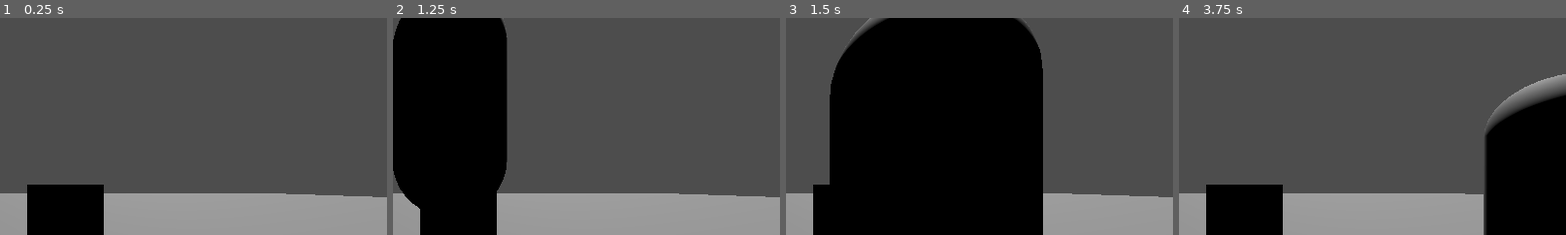
Above: before the commit, frames 1-4 (left to right).
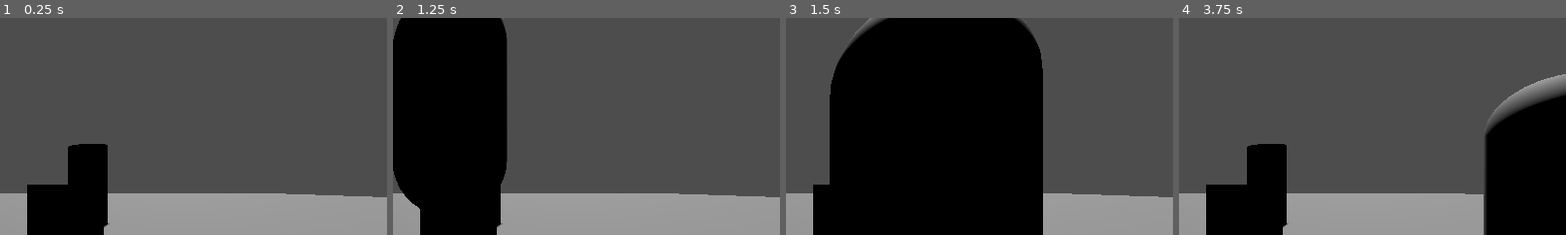
Above: after the commit, the same moments.

Repository: nezazopo/Floris
Game: Godot game, scene res://scenes/main.tscn
The game is run twice, just before and just after one commit, with the same random seed, the same clock (stepped at 60 frames per second) and the same inputs.
Inputs:
- Up to frame 1 (0.25 s): no input
- Up to frame 2 (1.25 s): tap Enter (ui_accept) at 0.5, 0.77 s; hold Right (ui_right) from 0.53 s (still down)
- Up to frame 3 (1.5 s): release Right (ui_right) at 1.28 s; hold Down (ui_down) from 1.28 s (still down)
- Up to frame 4 (3.75 s): tap Enter (ui_accept) at 1.52, 2.75, 3.02, 3.5 s; release Down (ui_down) at 2.03 s; hold Right (ui_right) 2.03-2.78 s; hold Up (ui_up) 2.78-3.53 s; hold Left (ui_left) from 3.53 s (still down)
The pictures show only the part of the screen within x 50-100%, y 12-62%; the shares and areas given below are measured in that part.

The runs differ from the first frame. In frame 1, 2.1% of the frame differs, in the area x 17-29%, y 58-97%; in frame 2, 0.2%; in frame 3, nothing differs; in frame 4, 2.1%.

Commit message:
osnovna logika - iskanje rastlin

Diff:
--- a/igra/rastlina.gd
+++ /dev/null
@@ -1,12 +0,0 @@
-extends Node3D
-@export var ime: String = "Rastlina"
-@export var strupenost = 0
-
-# Called when the node enters the scene tree for the first time.
-func _ready():
-	$Area3D.body_entered.connect(_on_body_entered)
-
-
-func _on_body_entered(body: Node3D):
-	if body is CharacterBody3D:  # Assuming your player is in a "Player" group
-		print("Player collided with " + ime)
--- /dev/null
+++ b/igra/scenes/Bezeg.tscn
@@ -0,0 +1,10 @@
+[gd_scene load_steps=3 format=3 uid="uid://jixhukafw606"]
+
+[ext_resource type="PackedScene" uid="uid://b22xce27kvu51" path="res://scenes/cemaz.tscn" id="1_c4g7n"]
+[ext_resource type="Script" uid="uid://cgx3420clp5en" path="res://scripts/rastlina.gd" id="2_pcald"]
+
+[node name="Bezeg" instance=ExtResource("1_c4g7n")]
+ime = "Bezeg"
+
+[node name="Area3D" parent="." index="1"]
+script = ExtResource("2_pcald")
--- a/igra/scenes/character_body_3d.tscn
+++ b/igra/scenes/character_body_3d.tscn
@@ -1,6 +1,6 @@
 [gd_scene load_steps=4 format=3 uid="uid://cf0en4bfbb2dx"]
 
-[ext_resource type="Script" uid="uid://1x71j3eprbyq" path="res://character_body_3d.gd" id="1_cvunv"]
+[ext_resource type="Script" uid="uid://1x71j3eprbyq" path="res://scripts/character_body_3d.gd" id="1_cvunv"]
 
 [sub_resource type="CapsuleShape3D" id="CapsuleShape3D_o7tup"]
 
--- a/igra/scenes/main.tscn
+++ b/igra/scenes/main.tscn
@@ -1,9 +1,11 @@
-[gd_scene load_steps=7 format=3 uid="uid://b55hhny07f05t"]
+[gd_scene load_steps=9 format=3 uid="uid://b55hhny07f05t"]
 
 [ext_resource type="PackedScene" uid="uid://cjbthrjnggv8r" path="res://scenes/rastlina.tscn" id="1_o5qli"]
 [ext_resource type="PackedScene" uid="uid://b22xce27kvu51" path="res://scenes/cemaz.tscn" id="2_0wfyh"]
 [ext_resource type="PackedScene" uid="uid://cf0en4bfbb2dx" path="res://scenes/character_body_3d.tscn" id="4_jyhfs"]
 [ext_resource type="PackedScene" uid="uid://cb0qllbssnw34" path="res://scenes/static_body_3d.tscn" id="4_tbgi4"]
+[ext_resource type="Script" uid="uid://dmnm30uihfj4r" path="res://scripts/game_manager.gd" id="5_tbgi4"]
+[ext_resource type="PackedScene" uid="uid://jixhukafw606" path="res://scenes/Bezeg.tscn" id="6_tefeu"]
 
 [sub_resource type="CylinderMesh" id="CylinderMesh_o5qli"]
 
@@ -20,6 +22,7 @@
 
 [node name="Rastlina" parent="." instance=ExtResource("1_o5qli")]
 transform = Transform3D(1, 0, 0, 0, 1, 0, 0, 0, 1, -0.48808897, 1.0019733, -0.91481996)
+strupenost = 1
 
 [node name="MeshInstance3D" parent="Rastlina" index="0"]
 mesh = SubResource("CylinderMesh_o5qli")
@@ -33,11 +36,23 @@
 [node name="Area3D" parent="Cemaz" index="1"]
 transform = Transform3D(1, 0, 0, 0, 1, 0, 0, 0, 1, 0, 0, 0)
 
+[node name="Bezeg" parent="." instance=ExtResource("6_tefeu")]
+transform = Transform3D(1, 0, 0, 0, 1, 0, 0, 0, 1, 2.2963743, 0.9849178, -3.8344598)
+
+[node name="Area3D" parent="Bezeg" index="1"]
+script = null
+
 [node name="CharacterBody3D" parent="." instance=ExtResource("4_jyhfs")]
 transform = Transform3D(1, 0, 0, 0, 1, 0, 0, 0, 1, -3, 1, 1)
 
-[node name="StaticBody3D" parent="." instance=ExtResource("4_tbgi4")]
+[node name="Tla" parent="." instance=ExtResource("4_tbgi4")]
 transform = Transform3D(1, 0, 0, 0, 1, 0, 0, 0, 1, 0, -0.5150822, 3)
+
+[node name="GameManager" type="Node" parent="."]
+unique_name_in_owner = true
+script = ExtResource("5_tbgi4")
 
 [editable path="Rastlina"]
 [editable path="Cemaz"]
+[editable path="Bezeg"]
+[editable path="CharacterBody3D"]
--- a/igra/scenes/rastlina.tscn
+++ b/igra/scenes/rastlina.tscn
@@ -1,6 +1,6 @@
 [gd_scene load_steps=4 format=3 uid="uid://cjbthrjnggv8r"]
 
-[ext_resource type="Script" uid="uid://cgx3420clp5en" path="res://rastlina.gd" id="1_d6yt8"]
+[ext_resource type="Script" uid="uid://cgx3420clp5en" path="res://scripts/rastlina.gd" id="1_d6yt8"]
 
 [sub_resource type="CylinderMesh" id="CylinderMesh_d6yt8"]
 
--- a/igra/character_body_3d.gd
+++ b/igra/scripts/character_body_3d.gd
@@ -3,7 +3,6 @@
 
 const SPEED = 5.0
 const JUMP_VELOCITY = 4.5
-
 
 func _physics_process(delta: float) -> void:
 	# Add the gravity.
--- /dev/null
+++ b/igra/scripts/game_manager.gd
@@ -0,0 +1,34 @@
+extends Node
+
+var tocke = 0
+var rastline: Array[Rastlina] = []
+var poisciRastlino
+var poiskanoBool = false
+var indeksRastline = 0
+var konec = false
+
+func _ready():
+	var rastline_nodes = get_tree().get_nodes_in_group("rastline")
+	rastline.assign(rastline_nodes)
+	poisciRastlino = rastline[0]
+	print("Poisci " + poisciRastlino.ime)
+
+func naslednjaRastlina():
+	indeksRastline += 1
+	if indeksRastline < rastline.size():
+		poisciRastlino = rastline[indeksRastline]
+	else:
+		konec = true
+		print("KONEC")
+
+func odstej(stevilo):
+	tocke -= stevilo
+
+func pristej():
+	tocke += 3
+
+func poiskano():
+	if poiskanoBool == false:
+		poiskanoBool = true
+	else:
+		poiskanoBool = false
--- /dev/null
+++ b/igra/scripts/rastlina.gd
@@ -0,0 +1,28 @@
+extends Node3D
+class_name Rastlina
+
+@export var ime: String = "Rastlina"
+@export var strupenost = 0
+@onready var game_manager = %GameManager
+# Called when the node enters the scene tree for the first time.
+func _ready():
+	add_to_group("rastline")
+	$Area3D.body_entered.connect(_on_body_entered)
+
+func _on_body_entered(body: Node3D):
+	if body is CharacterBody3D:  #ce je igralec vstopil v okolico rastline
+		print("Igralec vstopil v okolico " + ime + " st. tock " + game_manager.tocke)
+
+		if self == (game_manager.poisciRastlino):
+			print("pravilno si našel! " + ime)
+			game_manager.pristej()
+			game_manager.naslednjaRastlina()
+			if(!game_manager.konec):
+				print("sedaj poisci " + game_manager.poisciRastlino.ime)
+		else:
+			if strupenost != 0: #ce je strupena
+				game_manager.odstej(strupenost)
+			else:
+				game_manager.odstej(1);
+			if game_manager.tocke < 0:
+				print("Player diesss")
Not shown: 1 places in igra/scenes/cemaz.tscn that only renumber resources
Renamed: igra/character_body_3d.gd.uid -> igra/scripts/character_body_3d.gd.uid
Not shown, added: igra/scripts/game_manager.gd.uid
Renamed: igra/rastlina.gd.uid -> igra/scripts/rastlina.gd.uid
